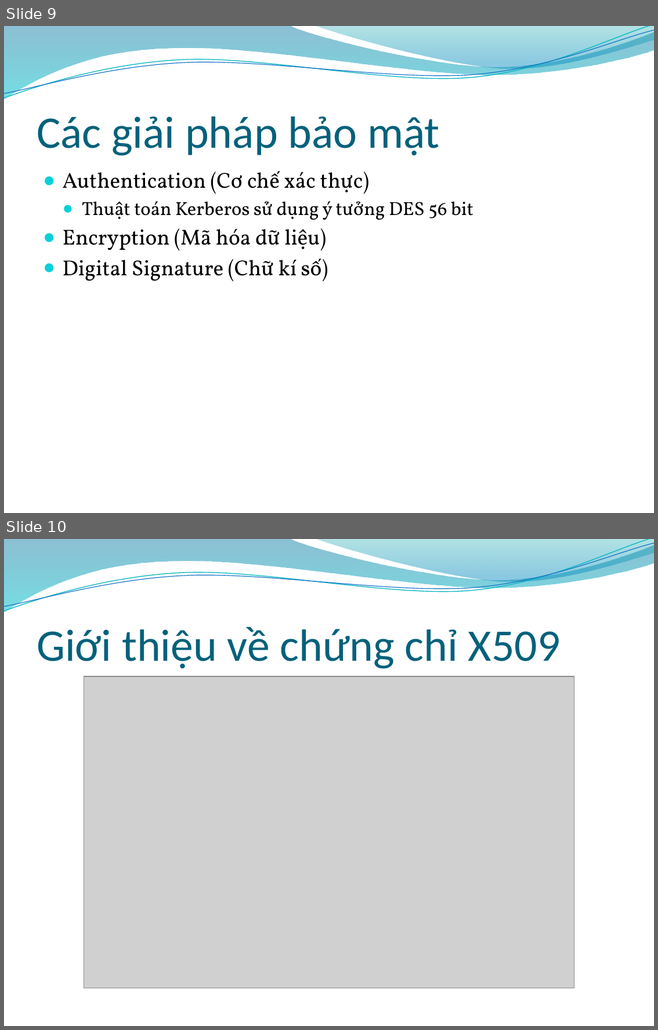
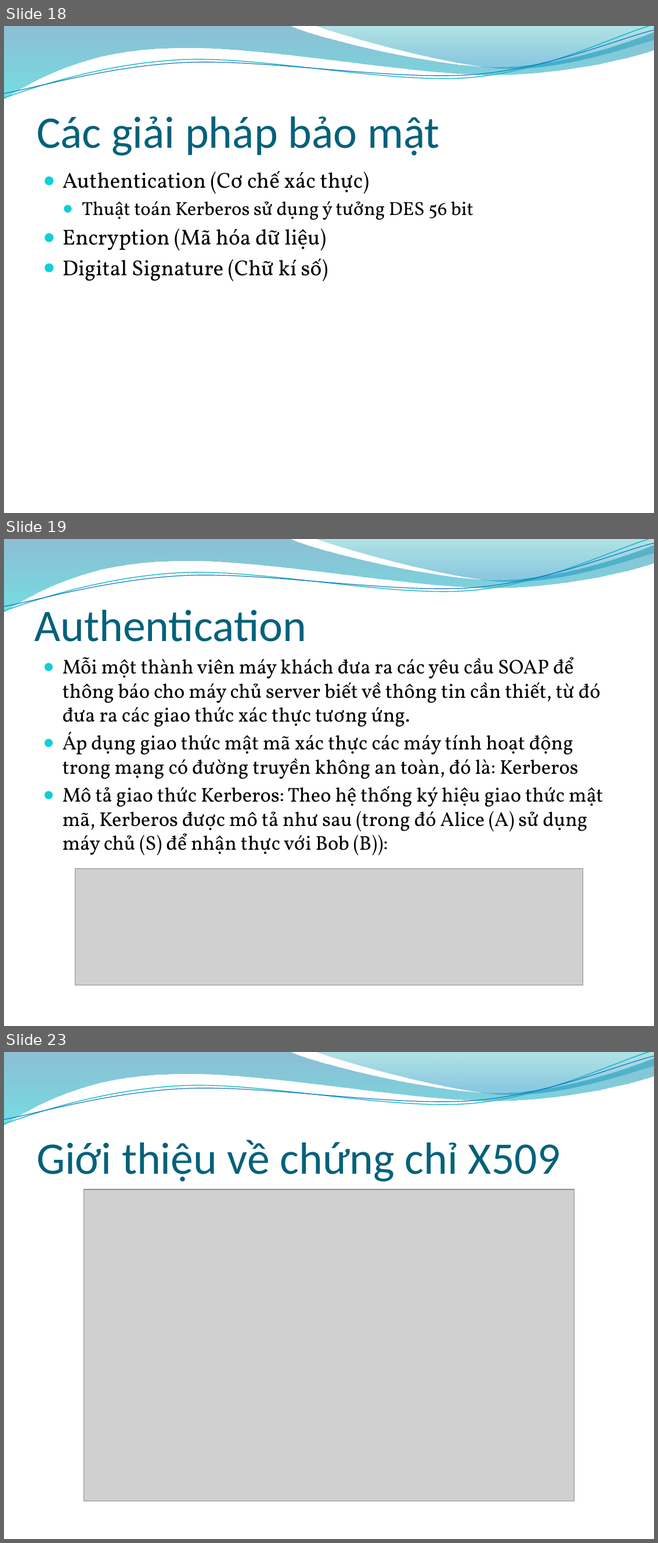
Before and after one commit to fast-link/bk-20102-assignment, a slide deck: An ninh mang/Bảo mật trong Web Service_Slide.pptx. Shown one above the other, each under a label of ours: slides 9 and 10 before the commit, slides 18, 19 and 23 after it; the slides between them are not shown. The pictures are 658x1030 and 658x1543 pixels, drawn with LibreOffice and Linux fonts; fonts in the diff are those of the drawing; grey boxes stand for pictures; background and template pictures are left out. Boxes give left, top, right and bottom in pixels: in the first picture for what was removed or moved away, otherwise in the second. Text is boxed around its words. In the diff, an @@ line names an element or a change of style, - is before the commit and + after.

```diff
--- a/An ninh mang/Bảo mật trong Web Service_Slide.pptx
+++ b/An ninh mang/Bảo mật trong Web Service_Slide.pptx
@@ slide 19 added at <box>4,539,654,1026</box>, background picture (left out); not listed: 4 template elements that a slide beside it also shows @@
@@ title added at <box>35,610,307,642</box>, 50 pt, text #04617B @@
+Authentication
@@ text added at <box>63,657,603,856</box>, 22.2 pt, text #000000 @@
+  ● Mỗi một thành viên máy khách đưa ra các yêu cầu SOAP để thông báo cho máy chủ server biết về thông tin cần thiết, từ đó đưa ra các giao thức xác thực tương ứng.
+  ● Áp dụng giao thức mật mã xác thực các máy tính hoạt động trong mạng có đường truyền không an toàn, đó là: Kerberos
+  ● Mô tả giao thức Kerberos: Theo hệ thống ký hiệu giao thức mật mã, Kerberos được mô tả như sau (trong đó Alice (A) sử dụng máy chủ (S) để nhận thực với Bob (B)):
@@ picture added at <box>75,869,582,986</box> @@
@@ what was slide 9 is now slide 18 @@
@@ what was slide 10 is now slide 23 @@
```
Also in this commit, not shown: 1 slide changed, 24 other slides added, 1 other file.
